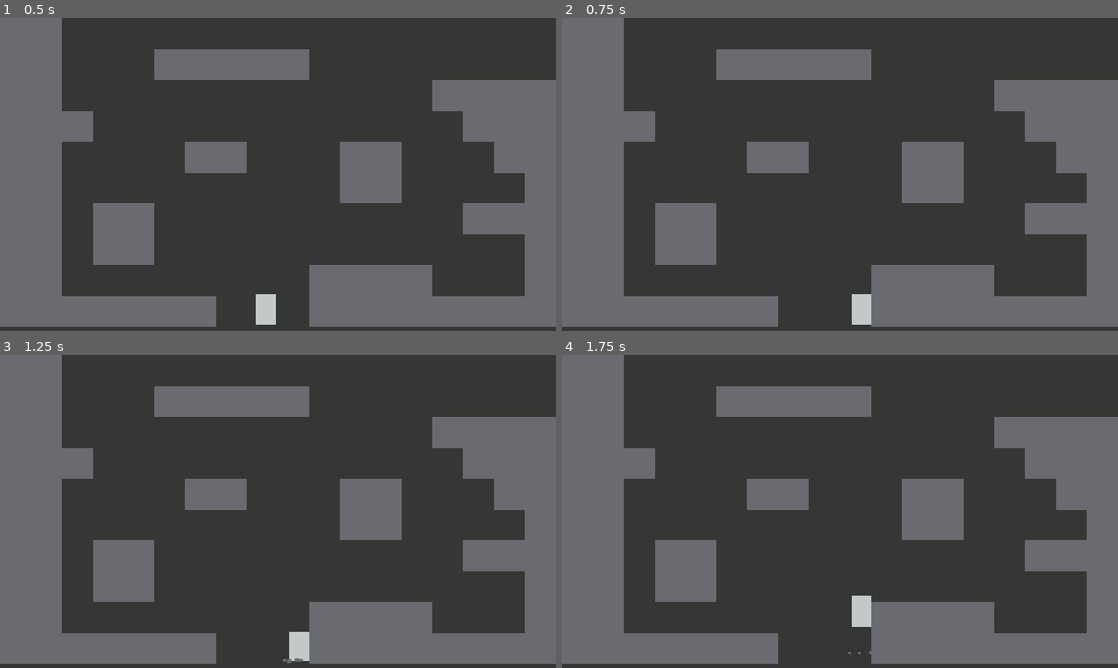
Above: before the commit, frames 1-4 (two rows, left to right).
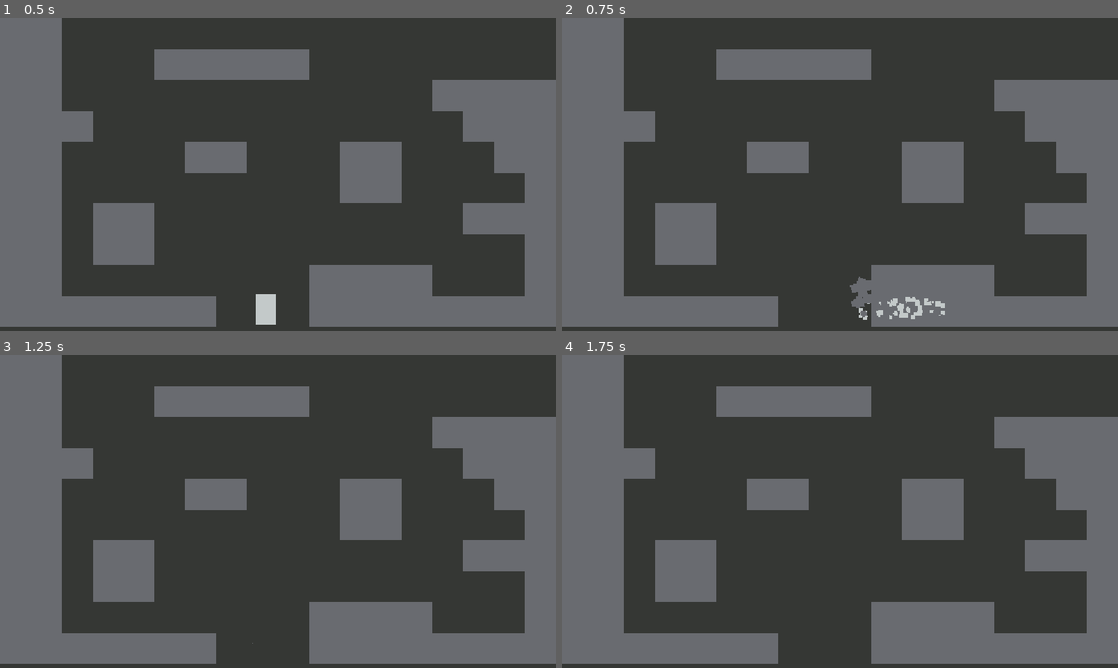
Above: after the commit, the same moments.

Repository: harperstoeckle/mole_game
Game: Godot game, scene res://scenes/main.tscn
Two runs of this game, one before a commit and one after it. Both use one fixed random seed, a clock stepped at 60 frames per second and the inputs below.
Inputs:
- Up to frame 1 (0.5 s): no input
- Up to frame 2 (0.75 s): hold D (right) from 0.53 s (still down); hold Right (dash) from 0.53 s (still down)
- Up to frame 3 (1.25 s): keep holding D (right); keep holding Right (dash); tap Space (jump) at 0.77 s
- Up to frame 4 (1.75 s): keep holding D (right); release Right (dash) at 1.28 s; tap Right (dash) at 1.35 s; tap Space (jump) at 1.52 s

Frame 1 is identical in both runs. In frame 2, 0.8% of the frame differs, in the area x 51-69%, y 82-98%; in frame 3, 0.4%; in frame 4, 0.4%.

Commit message:
Fix player entering into reflective ground

Diff:
--- a/scenes/player.tscn
+++ b/scenes/player.tscn
@@ -221,6 +221,7 @@
 air_strafe_accel = 4000.0
 floor_friction = 0.95
 min_speed_to_enter_ground = 1500.0
+dash_speed = 2000.0
 
 [node name="OutOfGroundCollisionShape" type="CollisionShape2D" parent="." unique_id=1981543053]
 shape = SubResource("RectangleShape2D_u8vuu")
--- a/scripts/player.gd
+++ b/scripts/player.gd
@@ -100,10 +100,12 @@
 			velocity = prev_velocity.bounce(c.get_normal())
 		else:
 			if prev_velocity.length() >= min_speed_to_enter_ground:
-				dig_effect_spawner.global_position = c.get_position()
-				dig_effect_spawner.global_rotation = c.get_normal().angle()
-				velocity = prev_velocity.normalized() * dig_speed
-				enter_ground()
+				# Don't enter ground if it would be collided immediately.
+				if PhysicsServer2D.body_get_collision_layer(c.get_collider_rid()) & 0b10 == 0:
+					dig_effect_spawner.global_position = c.get_position()
+					dig_effect_spawner.global_rotation = c.get_normal().angle()
+					velocity = prev_velocity.normalized() * dig_speed
+					enter_ground()
 
 func stop_holding_jump() -> void:
 	_is_holding_jump = false
